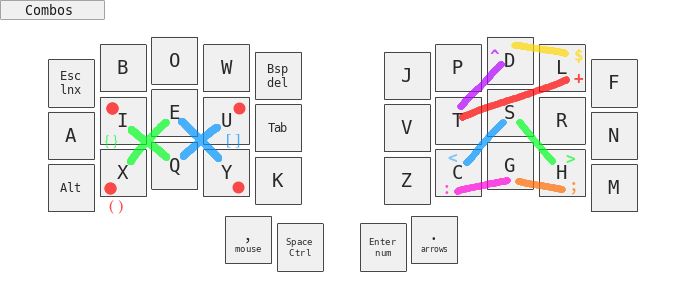
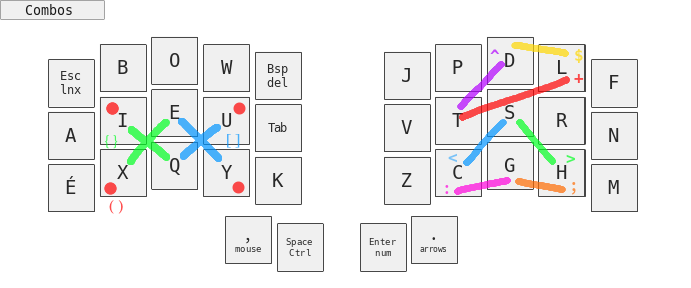
Revision of a layered (691, 288) image; what changed, layer by layer:
painted on "$" over left=538, top=44, right=540, bottom=63
painted on "^" over left=481, top=84, right=488, bottom=98
painted on ";" over left=533, top=180, right=540, bottom=193
painted on ">" over left=538, top=121, right=540, bottom=162
painted on "base.png" over left=60, top=37, right=585, bottom=264
